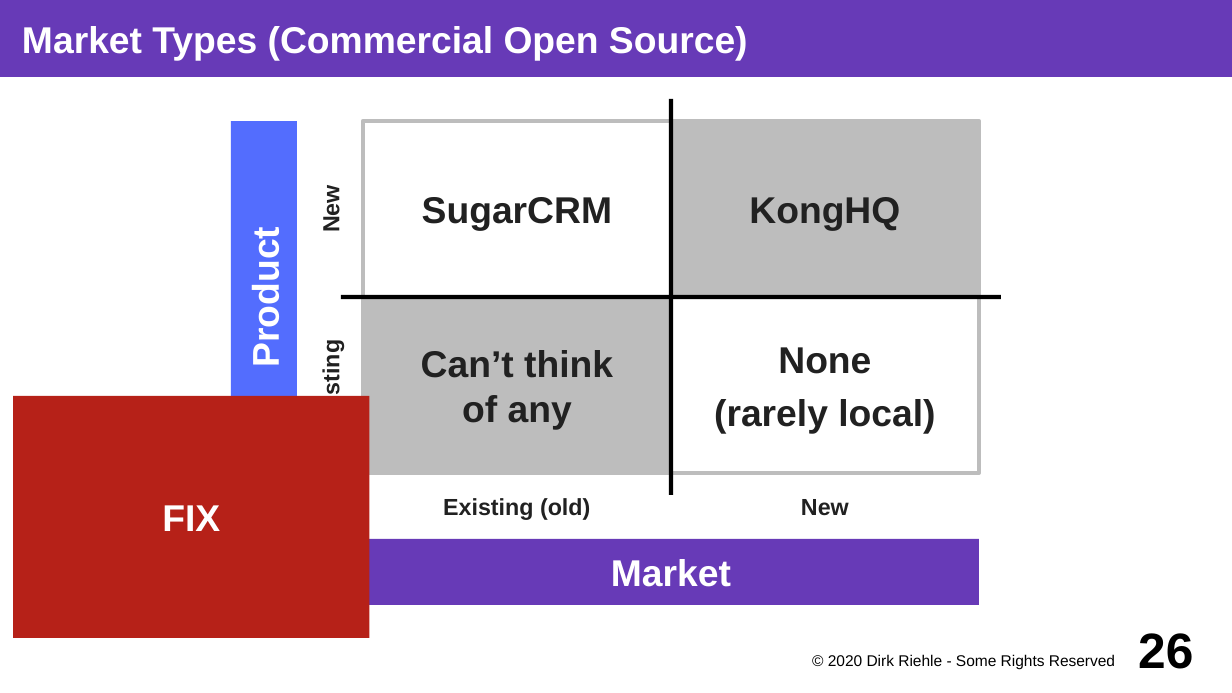
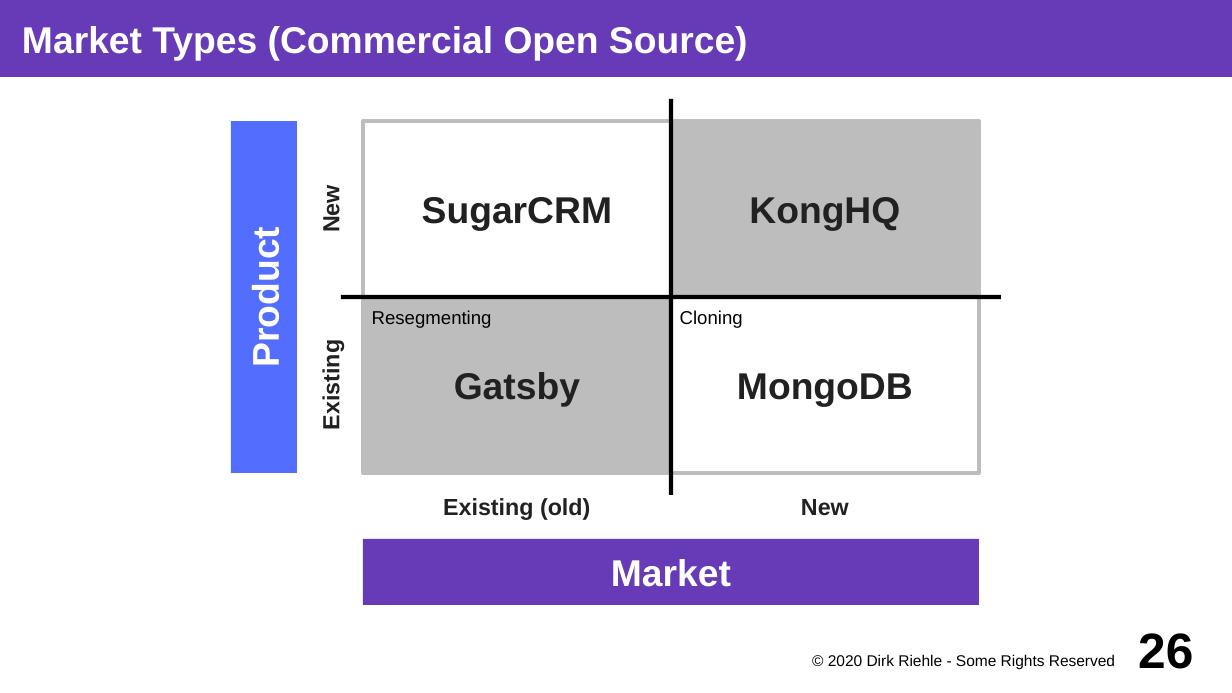
Before and after one commit to dirkriehle/coss-course, a slide deck: slide 26 of Lecture slides/COSS D01 - Software Startups.odp. Drawn at 1232x693 pixels with LibreOffice and Linux fonts; fonts in the diff are those of the drawing. Boxes give left, top, right and bottom in pixels: in the first picture for what was removed or moved away, otherwise in the second. Text is boxed around its words. In the diff, an @@ line names an element or a change of style, - is before the commit and + after.

```diff
--- a/Lecture slides/COSS D01 - Software Startups.odp
+++ b/Lecture slides/COSS D01 - Software Startups.odp
@@ text added at bbox=[372, 310, 492, 328], 12 pt, text #000000 @@
+Resegmenting
@@ text added at bbox=[680, 310, 743, 328], 12 pt, text #000000 @@
+Cloning
@@ text in rectangle at bbox=[454, 372, 580, 407]: text changed @@
-Can’t think
-of any
+Gatsby
@@ text in rectangle at bbox=[737, 373, 913, 407]: text changed @@
-None
-(rarely local)
+MongoDB
@@ rectangle removed at bbox=[13, 396, 370, 638] @@
-FIX
```
Also in this commit, not shown: 10 other slides changed, 26 other files.
